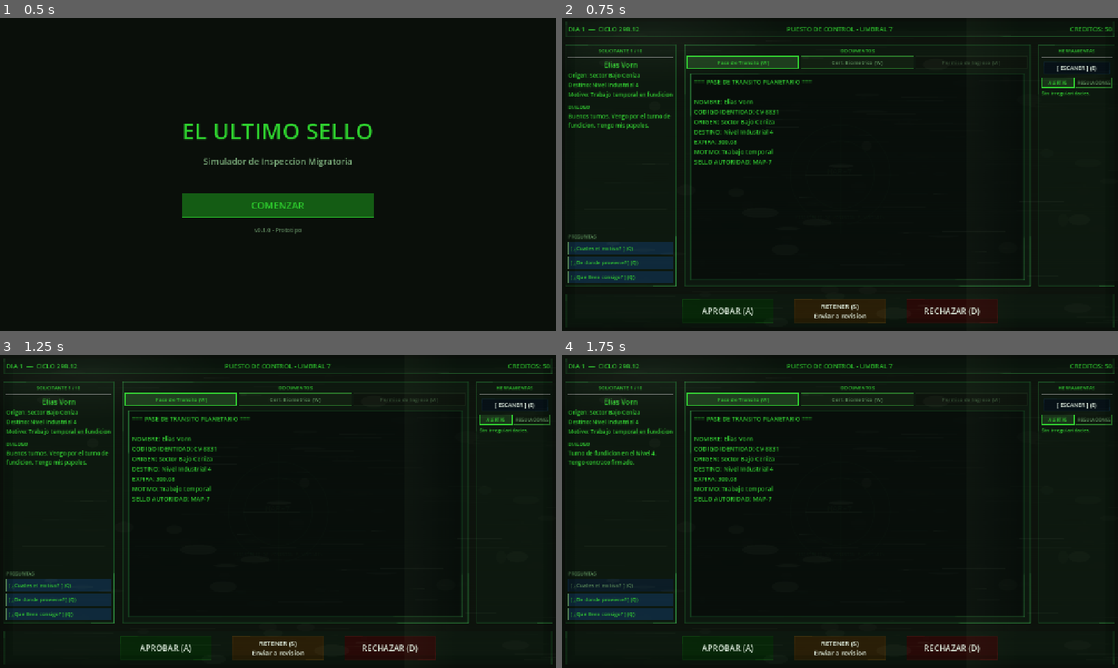
Above: before the commit, frames 1-4 (two rows, left to right).
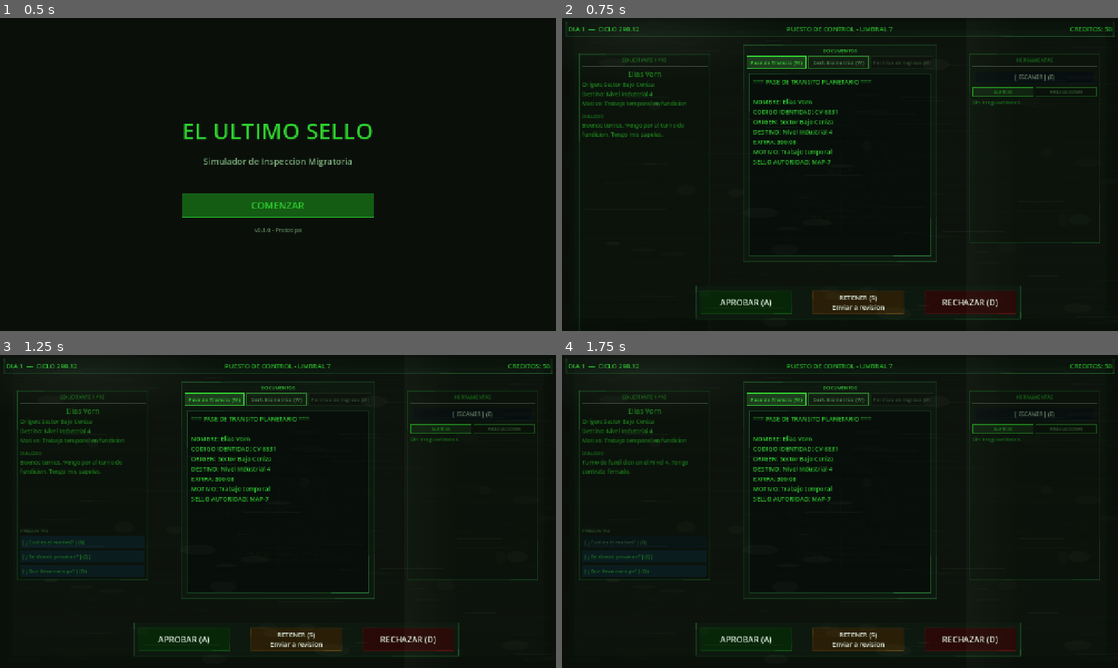
Above: after the commit, the same moments.

Repository: ingenriqueparra-hub/el-ultimo-sello
Game: Godot game, scene res://scenes/main/Main.tscn
Same seed, same stepped clock (60 frames per second), same inputs: the game is played once before the commit and once after it.
Inputs:
- Up to frame 1 (0.5 s): no input
- Up to frame 2 (0.75 s): click "COMENZAR" at 0.5 s
- Up to frame 3 (1.25 s): no input
- Up to frame 4 (1.75 s): click "[ ¿Cual es el motivo? ] (Q)" at 1.25 s

Frame 1 is identical in both runs. In frame 2, 13% of the frame differs, in the area x 0-100%, y 8-99%; in frame 3, 13%; in frame 4, 13%.

Commit message:
Paso 3-4 visual: cabina procedural con giro de cuello
- CockpitFrame.gd: dibuja tres monitores con _draw() puro (sin imagenes).
  Marcos metalicos, pantallas con glow verde multicapa, tornillos, consola.
  Tres vistas (face_left/center/right) con geometria interpolada via tween.
- ControlDesk.gd: paneles UI se animan en posicion y tamano al cambiar vista.
  Monitor enfocado se expande, los otros se encogen (efecto giro de cuello).
  PANEL_RECTS define las posiciones por vista segun screen areas de CockpitFrame.
- gen_cockpit_views.py: genera tres PNG de perspectiva (referencia visual).
- Eliminado: sistema de carga de PNG para el fondo de cabina.

Co-Authored-By: Claude Sonnet 4.6 <noreply@anthropic.com>

Diff:
--- /dev/null
+++ b/game/scripts/ui/CockpitFrame.gd
@@ -0,0 +1,180 @@
+class_name CockpitFrame
+extends Control
+
+# ── Colores ──────────────────────────────────────────────────────────────────
+const C_BG           := Color(0.010, 0.014, 0.010)
+const C_FRAME_OUTER  := Color(0.055, 0.075, 0.055)
+const C_FRAME_MID    := Color(0.100, 0.140, 0.100)
+const C_FRAME_LIGHT  := Color(0.150, 0.210, 0.150)
+const C_SCREEN       := Color(0.018, 0.032, 0.018)
+const C_GLOW_OUTER   := Color(0.04,  0.30,  0.04,  0.35)
+const C_GLOW_MID     := Color(0.07,  0.50,  0.07,  0.65)
+const C_GLOW_INNER   := Color(0.12,  0.75,  0.12,  1.00)
+const C_CONSOLE      := Color(0.025, 0.038, 0.025)
+const C_CONSOLE_SEP  := Color(0.14,  0.20,  0.14)
+
+const CONSOLE_Y := 598.0
+
+# ── Geometrías de cada vista ──────────────────────────────────────────────────
+# Cada vista: 6 polígonos en orden [L_frame, L_screen, C_frame, C_screen, R_frame, R_screen]
+# Cada polígono: 4 Vector2 [TL, TR, BR, BL]
+
+const _RAW_VIEWS := [
+	[  # Vista 0 — izquierda (L monitor frontal, grande)
+		[[10,28],[738,52],[738,648],[10,692]],
+		[[22,44],[726,65],[726,634],[22,676]],
+		[[746,50],[1062,35],[1062,648],[746,668]],
+		[[758,64],[1050,49],[1050,635],[758,654]],
+		[[1070,82],[1270,60],[1270,638],[1070,660]],
+		[[1078,94],[1262,72],[1262,626],[1078,648]],
+	],
+	[  # Vista 1 — centro (vista simétrica)
+		[[15,52],[368,90],[368,545],[15,570]],
+		[[30,68],[353,104],[353,530],[30,555]],
+		[[392,34],[888,34],[888,590],[392,590]],
+		[[406,50],[874,50],[874,575],[406,575]],
+		[[912,90],[1265,52],[1265,570],[912,545]],
+		[[927,104],[1250,68],[1250,555],[927,530]],
+	],
+	[  # Vista 2 — derecha (R monitor frontal, L apenas visible)
+		[[210,82],[10,60],[10,638],[210,660]],        # L frame (franja izq)
+		[[202,94],[18,72],[18,626],[202,648]],         # L screen
+		[[534,50],[218,35],[218,648],[534,668]],       # C frame (angulado izq)
+		[[522,64],[230,49],[230,635],[522,654]],       # C screen
+		[[1270,28],[542,52],[542,648],[1270,692]],     # R frame (frontal, grande)
+		[[1258,44],[554,65],[554,634],[1258,676]],     # R screen
+	],
+]
+
+# Datos compilados
+var _views: Array[Array] = []
+var _from_view: Array = []
+var _to_view:   Array = []
+var _blend:     float = 1.0
+var _current:   int   = 1
+
+# ── Init ──────────────────────────────────────────────────────────────────────
+func _ready() -> void:
+	mouse_filter = MOUSE_FILTER_IGNORE
+	z_index = -5
+	set_anchors_preset(Control.PRESET_FULL_RECT)
+	_compile_views()
+	_from_view = _views[1]
+	_to_view   = _views[1]
+
+func _compile_views() -> void:
+	for raw_view in _RAW_VIEWS:
+		var view: Array = []
+		for raw_poly in raw_view:
+			var pv := PackedVector2Array()
+			for pt in raw_poly:
+				pv.append(Vector2(pt[0], pt[1]))
+			view.append(pv)
+		_views.append(view)
+
+# ── API pública ───────────────────────────────────────────────────────────────
+func set_focus(view_idx: int) -> void:
+	if view_idx == _current:
+		return
+	_from_view = _lerp_views(_from_view, _to_view, _blend)
+	_to_view   = _views[view_idx]
+	_current   = view_idx
+	var tween  := create_tween()
+	tween.set_trans(Tween.TRANS_SINE).set_ease(Tween.EASE_IN_OUT)
+	tween.tween_method(
+		func(v: float) -> void: _blend = v; queue_redraw(),
+		0.0, 1.0, 0.38
+	)
+
+# ── Dibujo ────────────────────────────────────────────────────────────────────
+func _draw() -> void:
+	# Fondo total
+	draw_rect(Rect2(0, 0, 1280, 720), C_BG)
+
+	var polys := _lerp_views(_from_view, _to_view, _blend)
+
+	# Los tres monitores: 0=L, 1=C, 2=R
+	for i in 3:
+		_draw_monitor(polys[i * 2], polys[i * 2 + 1])
+
+	# Consola inferior
+	draw_rect(Rect2(0, CONSOLE_Y, 1280, 720 - CONSOLE_Y), C_CONSOLE)
+	draw_line(Vector2(0, CONSOLE_Y), Vector2(1280, CONSOLE_Y), C_CONSOLE_SEP, 2.0)
+	_draw_console_texture()
+
+func _draw_monitor(frame: PackedVector2Array, screen: PackedVector2Array) -> void:
+	# 1. Sombra del marco
+	var shadow := _offset_poly(frame, Vector2(4, 4))
+	draw_colored_polygon(shadow, Color(0, 0, 0, 0.6))
+
+	# 2. Marco exterior (metal oscuro)
+	draw_colored_polygon(frame, C_FRAME_OUTER)
+
+	# 3. Bisel interior (metal medio — da sensación de profundidad)
+	var bevel := _shrink_poly(frame, 7.0)
+	draw_colored_polygon(bevel, C_FRAME_MID)
+
+	# 4. Borde interior del bisel (más claro)
+	_draw_border(bevel, C_FRAME_LIGHT, 1.5)
+
+	# 5. Área de pantalla
+	draw_colored_polygon(screen, C_SCREEN)
+
+	# 6. Borde luminoso de pantalla (glow en 3 capas)
+	_draw_border(screen, C_GLOW_OUTER, 5.0)
+	_draw_border(screen, C_GLOW_MID,   2.5)
+	_draw_border(screen, C_GLOW_INNER, 1.0)
+
+	# 7. Tornillos en esquinas del marco
+	_draw_screws(frame)
+
+func _draw_border(pts: PackedVector2Array, color: Color, width: float) -> void:
+	for i in 4:
+		draw_line(pts[i], pts[(i + 1) % 4], color, width, true)
+
+func _draw_screws(frame: PackedVector2Array) -> void:
+	var center := Vector2.ZERO
+	for p in frame:
+		center += p
+	center /= 4.0
+	for p in frame:
+		var sp: Vector2 = p.lerp(center, 0.07)
+		draw_circle(sp, 4.5, C_FRAME_OUTER)
+		draw_arc(sp, 4.5, 0.0, TAU, 16, C_FRAME_LIGHT, 1.0)
+		draw_line(sp + Vector2(-2.5, 0), sp + Vector2(2.5, 0), C_FRAME_LIGHT, 1.0)
+		draw_line(sp + Vector2(0, -2.5), sp + Vector2(0, 2.5), C_FRAME_LIGHT, 1.0)
+
+func _draw_console_texture() -> void:
+	# Textura de teclado/panel en la consola
+	for kx in range(12, 1268, 10):
+		for ky in range(int(CONSOLE_Y) + 18, 712, 10):
+			draw_rect(Rect2(kx, ky, 7, 7), C_FRAME_OUTER)
+			draw_line(Vector2(kx, ky), Vector2(kx + 7, ky), C_FRAME_MID, 1.0)
+			draw_line(Vector2(kx, ky), Vector2(kx, ky + 7), C_FRAME_MID, 1.0)
+
+# ── Helpers geométricos ───────────────────────────────────────────────────────
+func _lerp_views(a: Array, b: Array, t: float) -> Array:
+	var result: Array = []
+	for i in a.size():
+		var pv := PackedVector2Array()
+		for j in 4:
+			pv.append((a[i][j] as Vector2).lerp(b[i][j], t))
+		result.append(pv)
+	return result
+
+func _shrink_poly(pts: PackedVector2Array, amount: float) -> PackedVector2Array:
+	var center := Vector2.ZERO
+	for p in pts:
+		center += p
+	center /= float(pts.size())
+	var result := PackedVector2Array()
+	for p in pts:
+		var dir: Vector2 = p - center
+		result.append(p - dir.normalized() * amount)
+	return result
+
+func _offset_poly(pts: PackedVector2Array, offset: Vector2) -> PackedVector2Array:
+	var result := PackedVector2Array()
+	for p in pts:
+		result.append(p + offset)
+	return result
--- a/game/scripts/ui/ControlDesk.gd
+++ b/game/scripts/ui/ControlDesk.gd
@@ -2,6 +2,17 @@
 extends Control
 
 static var day_to_load: int = 1
+
+var _focused_screen: int = 2  # 1=solicitante 2=documentos 3=herramientas
+var _cockpit_frame: CockpitFrame = null
+
+# Posiciones de panel por vista: [face_left, face_center, face_right]
+# Cada vista: [applicant_rect, docs_rect, tools_rect]  — coincide con las screen areas de CockpitFrame
+const PANEL_RECTS := [
+	[ Rect2(22,50,700,580),  Rect2(762,55,284,575), Rect2(1082,98,176,525) ],  # izquierda
+	[ Rect2(32,75,316,450),  Rect2(410,54,460,515), Rect2(931,75,314,450)  ],  # centro
+	[ Rect2(20,98,176,525),  Rect2(234,55,284,575), Rect2(558,50,696,580)  ],  # derecha
+]
 
 const COLOR_BG := Color(0.03, 0.05, 0.03, 1)
 const COLOR_PANEL := Color(0.06, 0.10, 0.06, 1)
@@ -15,7 +26,7 @@
 const COLOR_TOOL := Color(0.05, 0.20, 0.30, 1)
 const COLOR_QUESTION := Color(0.04, 0.14, 0.22, 1)
 
-const ASSET_TERMINAL_BG := "res://assets/ui/terminal/terminal_background.png"
+const ASSET_TERMINAL_BG    := "res://assets/ui/cockpit/cockpit_three_screens_pc.png"
 const ASSET_SCANLINES := "res://assets/ui/overlays/scanline_overlay.png"
 const ASSET_GRIME := "res://assets/ui/overlays/grime_overlay.png"
 const ASSET_CRT_WEAR := "res://assets/ui/overlays/crt_wear_overlay.png"
@@ -52,6 +63,13 @@
 @onready var tab3: Button = $VBox/MainArea/DocumentArea/DocumentVBox/DocTabs/Tab3
 @onready var applicant_vbox: VBoxContainer = $VBox/MainArea/ApplicantPanel/ApplicantVBox
 @onready var tools_vbox: VBoxContainer = $VBox/MainArea/ToolsPanel/ToolsVBox
+@onready var _document_view: PanelContainer = $VBox/MainArea/DocumentArea/DocumentVBox/DocumentView
+@onready var _panel_status:    PanelContainer = $VBox/StatusBar
+@onready var _panel_applicant: PanelContainer = $VBox/MainArea/ApplicantPanel
+@onready var _panel_docs:      PanelContainer = $VBox/MainArea/DocumentArea
+@onready var _panel_tools:     PanelContainer = $VBox/MainArea/ToolsPanel
+@onready var _panel_decisions: PanelContainer = $VBox/DecisionBar
+@onready var _vbox: VBoxContainer             = $VBox
 
 var current_day: int = 1
 var credits: int = 50
@@ -78,6 +96,7 @@
 func _ready() -> void:
 	_install_visual_layers()
 	_apply_theme()
+	_position_panels_on_cockpit()
 	_setup_tools_tabs()
 	approve_btn.text = "APROBAR (A)"
 	reject_btn.text  = "RECHAZAR (D)"
@@ -160,17 +179,49 @@
 	DayReport.pending_summary = summary
 	get_tree().change_scene_to_file("res://scenes/main/DayReport.tscn")
 
+func _position_panels_on_cockpit() -> void:
+	# Reparenta los paneles directamente al root Control con posición absoluta.
+	# Debe llamarse DESPUÉS de _apply_theme() para que los $VBox/... paths sean válidos.
+	var main_area := $VBox/MainArea
+	main_area.remove_child(_panel_applicant)
+	main_area.remove_child(_panel_docs)
+	main_area.remove_child(_panel_tools)
+	_vbox.remove_child(_panel_status)
+	_vbox.remove_child(_panel_decisions)
+	_vbox.visible = false
+	add_child(_panel_status)
+	add_child(_panel_applicant)
+	add_child(_panel_docs)
+	add_child(_panel_tools)
+	add_child(_panel_decisions)
+	_place(_panel_status,    0, 0, 1280, 38)
+	_place(_panel_decisions, 300, 608, 680, 72)
+	# Posición inicial: vista central (índice 1)
+	var center := PANEL_RECTS[1]
+	_place(_panel_applicant, int(center[0].position.x), int(center[0].position.y),
+		int(center[0].size.x), int(center[0].size.y))
+	_place(_panel_docs,      int(center[1].position.x), int(center[1].position.y),
+		int(center[1].size.x), int(center[1].size.y))
+	_place(_panel_tools,     int(center[2].position.x), int(center[2].position.y),
+		int(center[2].size.x), int(center[2].size.y))
+	_focus_screen(2)
+
+func _place(ctrl: Control, x: int, y: int, w: int, h: int) -> void:
+	ctrl.set_anchors_preset(Control.PRESET_TOP_LEFT)
+	ctrl.set_position(Vector2(x, y))
+	ctrl.set_size(Vector2(w, h))
+
 func _set_decision_buttons_enabled(enabled: bool) -> void:
 	approve_btn.disabled = not enabled
 	hold_btn.disabled = not enabled
 	reject_btn.disabled = not enabled
 
 func _apply_theme() -> void:
-	_style_panel($VBox/StatusBar, COLOR_PANEL, COLOR_BORDER)
-	_style_panel($VBox/MainArea/ApplicantPanel, COLOR_PANEL, COLOR_BORDER)
-	_style_panel($VBox/MainArea/DocumentArea, COLOR_PANEL, COLOR_BORDER)
-	_style_panel($VBox/MainArea/ToolsPanel, COLOR_PANEL, COLOR_BORDER)
-	_style_panel($VBox/DecisionBar, COLOR_PANEL, COLOR_BORDER)
+	_style_panel(_panel_status,    Color(0.02, 0.04, 0.02, 0.75), COLOR_BORDER)
+	_style_panel(_panel_applicant, Color(0, 0, 0, 0), Color(0, 0, 0, 0))
+	_style_panel(_panel_docs,      Color(0, 0, 0, 0), Color(0, 0, 0, 0))
+	_style_panel(_panel_tools,     Color(0, 0, 0, 0), Color(0, 0, 0, 0))
+	_style_panel(_panel_decisions, Color(0, 0, 0, 0), Color(0, 0, 0, 0))
 	_style_document_view(false)
 	_style_button(approve_btn, COLOR_APPROVE, ASSET_BUTTON_APPROVE)
 	_style_button(hold_btn, COLOR_HOLD, ASSET_BUTTON_HOLD)
@@ -206,7 +257,10 @@
 	btn.add_theme_color_override("font_disabled_color", Color(0.4, 0.45, 0.4, 1))
 
 func _install_visual_layers() -> void:
-	_add_full_rect_texture(ASSET_TERMINAL_BG, -10, 1.0, "TerminalBackground")
+	# Marco procedural de cabina (tres monitores dibujados por código)
+	_cockpit_frame = CockpitFrame.new()
+	add_child(_cockpit_frame)
+	move_child(_cockpit_frame, 0)
 	_add_full_rect_texture(ASSET_WATERMARK, 5, 0.20, "TerminalWatermark")
 	_add_full_rect_texture(ASSET_SCANLINES, 90, 0.10, "ScanlineOverlay")
 	_add_full_rect_texture(ASSET_CRT_WEAR, 91, 0.12, "CrtWearOverlay")
@@ -258,9 +312,9 @@
 	var path := ASSET_SCANNER_FRAME if scanner_mode else ASSET_DOCUMENT_VIEW
 	var textured := _make_texture_style(path, 16, 8)
 	if textured != null:
-		$VBox/MainArea/DocumentArea/DocumentVBox/DocumentView.add_theme_stylebox_override("panel", textured)
-		return
-	_style_panel($VBox/MainArea/DocumentArea/DocumentVBox/DocumentView, COLOR_PANEL_DARK, COLOR_BORDER)
+		_document_view.add_theme_stylebox_override("panel", textured)
+		return
+	_style_panel(_document_view, COLOR_PANEL_DARK, COLOR_BORDER)
 
 func _apply_labels_color(node: Node) -> void:
 	for child in node.get_children():
@@ -298,10 +352,35 @@
 			_cycle_doc_tab()
 		KEY_Q:
 			_press_next_question()
+		KEY_1:
+			_focus_screen(1)
+		KEY_2:
+			_focus_screen(2)
+		KEY_3:
+			_focus_screen(3)
 		_:
 			handled = false
 	if handled:
 		get_viewport().set_input_as_handled()
+
+func _focus_screen(screen: int) -> void:
+	var prev := _focused_screen
+	_focused_screen = screen
+	const DIM  := Color(0.55, 0.65, 0.55, 0.85)
+	const FULL := Color(1.00, 1.00, 1.00, 1.00)
+	const DURATION := 0.38
+	var panels := [_panel_applicant, _panel_docs, _panel_tools]
+	var rects: Array = PANEL_RECTS[screen - 1]
+	for i in 3:
+		var p: Control = panels[i]
+		var r: Rect2   = rects[i]
+		var t := create_tween().set_parallel(true)
+		t.set_trans(Tween.TRANS_SINE).set_ease(Tween.EASE_IN_OUT)
+		t.tween_property(p, "position", r.position, DURATION)
+		t.tween_property(p, "size",     r.size,     DURATION)
+		t.tween_property(p, "modulate", FULL if i + 1 == screen else DIM, DURATION * 0.6)
+	if prev != screen and _cockpit_frame != null:
+		_cockpit_frame.set_focus(screen - 1)
 
 func _update_status_bar() -> void:
 	var current_date: String = day_data.get("current_date", "")
@@ -528,9 +607,9 @@
 	match decision:
 		"reject": flash = Color(1.0, 0.88, 0.88, 1)
 		"hold":   flash = Color(1.0, 0.96, 0.82, 1)
-	$VBox/DecisionBar.modulate = flash
+	_panel_decisions.modulate = flash
 	var tween := create_tween()
-	tween.tween_property($VBox/DecisionBar, "modulate", Color.WHITE, 0.35)
+	tween.tween_property(_panel_decisions, "modulate", Color.WHITE, 0.35)
 
 func _flash_credits_label() -> void:
 	credits_label.add_theme_color_override("font_color", Color.WHITE)
Binary file added: game/assets/ui/cockpit/cockpit_face_center.png
Not shown, added: game/assets/ui/cockpit/cockpit_face_center.png.import
Binary file added: game/assets/ui/cockpit/cockpit_face_left.png
Not shown, added: game/assets/ui/cockpit/cockpit_face_left.png.import
Binary file added: game/assets/ui/cockpit/cockpit_face_right.png
Not shown, added: game/assets/ui/cockpit/cockpit_face_right.png.import
Binary file changed: game/assets/ui/cockpit/cockpit_three_screens_pc.png
Not shown, added: game/assets/ui/cockpit/cockpit_three_screens_pc.png.import
Not shown, added: game/assets/ui/cockpit/mobile_screen_frame.png.import
Not shown, added: game/scripts/ui/CockpitFrame.gd.uid
Not shown, added: tools/cockpit_paso2_rects.png
Not shown, added: tools/gen_cockpit.py
(and 2 more such lines)
